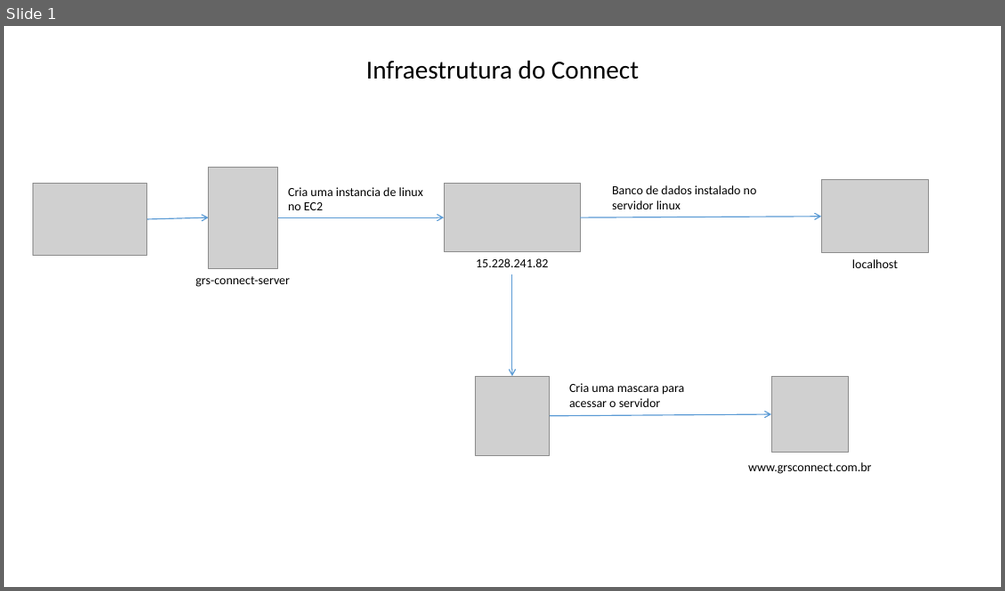
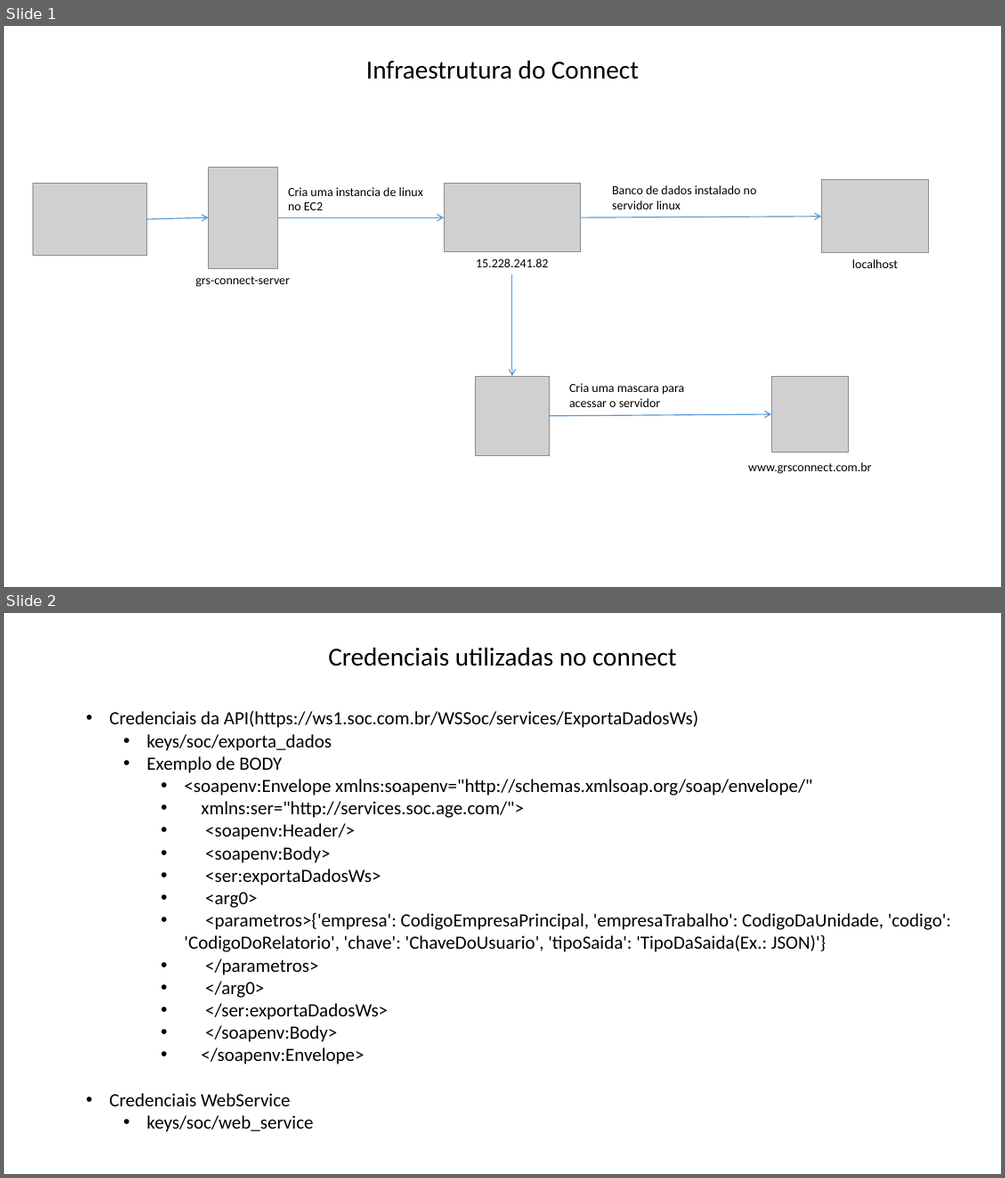
Before and after one commit to programadorGRS/GRS_Manager, a slide deck: documentation/Infraestrutura do Connect.pptx. Shown one above the other, each under a label of ours: slide 1 before the commit, slides 1 and 2 after it. The pictures are 1005x591 and 1005x1178 pixels, drawn with LibreOffice and Linux fonts; fonts in the diff are those of the drawing; grey boxes stand for pictures. Boxes give left, top, right and bottom in pixels: in the first picture for what was removed or moved away, otherwise in the second. Text is boxed around its words. In the diff, an @@ line names an element or a change of style, - is before the commit and + after.

Commit message:
Adicionando novo slide da infra

```diff
--- a/documentation/Infraestrutura do Connect.pptx
+++ b/documentation/Infraestrutura do Connect.pptx
@@ slide 2 added at [4, 613, 1001, 1174], background #FFFFFF @@
@@ text added at [328, 647, 677, 666], 25 pt, text #000000 @@
+Credenciais utilizadas no connect
@@ text added at [109, 711, 951, 1132], 18 pt, text #000000 @@
+    • Credenciais da API(https://ws1.soc.com.br/WSSoc/services/ExportaDadosWs)
+      • keys/soc/exporta_dados
+      • Exemplo de BODY
+        • <soapenv:Envelope xmlns:soapenv="http://schemas.xmlsoap.org/soap/envelope/"
+        • xmlns:ser="http://services.soc.age.com/">
+        • <soapenv:Header/>
+        • <soapenv:Body>
+        • <ser:exportaDadosWs>
+        • <arg0>
+        • <parametros>{'empresa': CodigoEmpresaPrincipal, 'empresaTrabalho': CodigoDaUnidade, 'codigo': 'CodigoDoRelatorio', 'chave': 'ChaveDoUsuario', 'tipoSaida': 'TipoDaSaida(Ex.: JSON)'}
+        • </parametros>
+        • </arg0>
+        • </ser:exportaDadosWs>
+        • </soapenv:Body>
+        • </soapenv:Envelope>
+    • Credenciais WebService
+      • keys/soc/web_service
```
